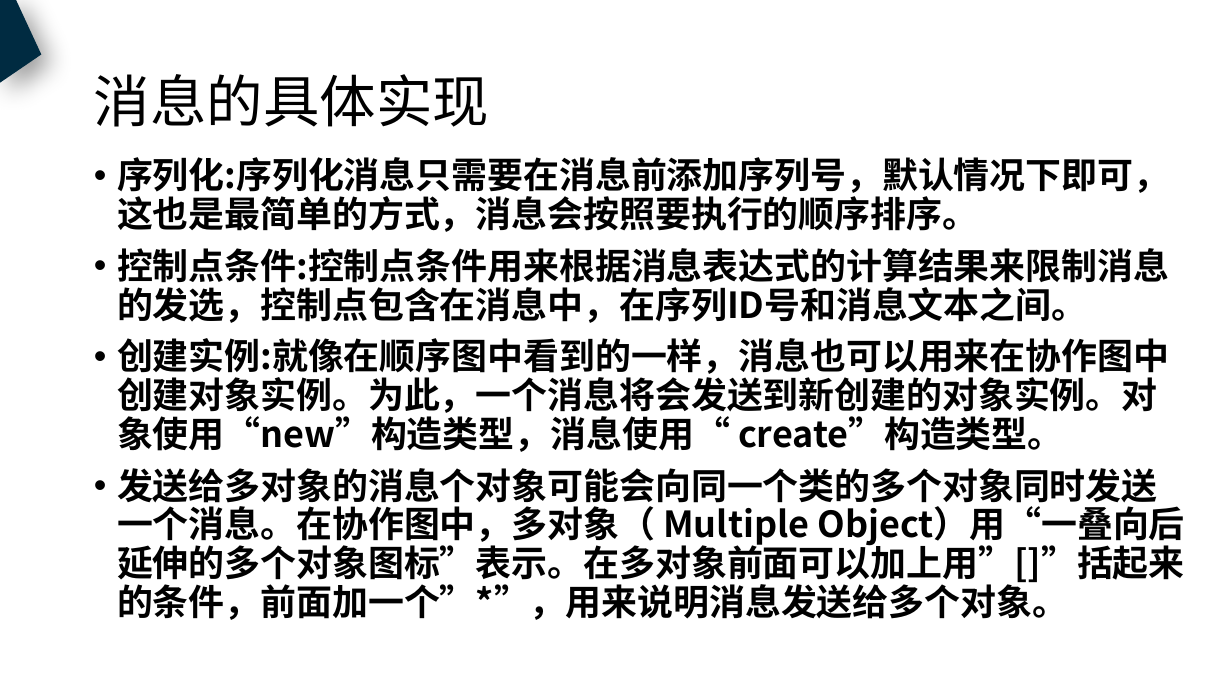
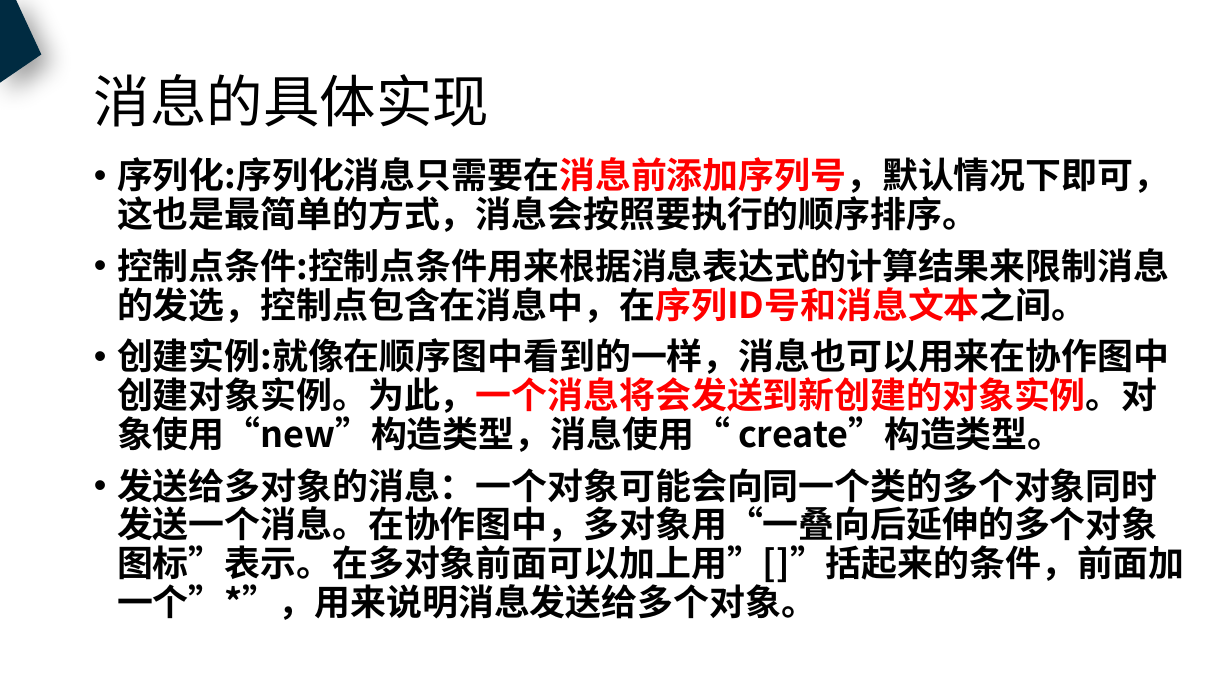
Before and after one commit to PRD2018-G18/PRD2018, a slide deck: slide 45 of 非受控文档/过程文档/UML基础/UML基础1.pptx. Drawn at 1232x693 pixels with LibreOffice and Linux fonts; fonts in the diff are those of the drawing. Boxes give left, top, right and bottom in pixels: in the first picture for what was removed or moved away, otherwise in the second. Text is boxed around its words. In the diff, an @@ line names an element or a change of style, - is before the commit and + after.

```diff
--- a/非受控文档/过程文档/UML基础/UML基础1.pptx
+++ b/非受控文档/过程文档/UML基础/UML基础1.pptx
@@ text at box(117, 157, 1169, 452): text colour #000000 to #FF0000 in "序列化:序列化消息只需要在消息前添加序列号，默认情况下即可，这也是最简单的方式，消息会按照要执行的顺序排序。", "控制点条件:控制点条件用来根据消息表达式的计算结果来限制消息的发选，控制点包含在消息中，在序列ID号和消息文本之间。", "创建实例:就像在顺序图中看到的一样，消息也可以用来在协作图中创建对象实例。为此，一个消息将会发送到新创建的对象实例。对象 ..." @@
@@ text at box(117, 468, 1185, 620): text changed @@
-• 发送给多对象的消息个对象可能会向同一个类的多个对象同时发送一个消息。在协作图中，多对象（ Multiple Object）用“一叠向后延伸的多个对象图标”表示。在多对象前面可以加上用”[]”括起来的条件，前面加一个”*”，用来说明消息发送给多个对象。
+• 发送给多对象的消息：一个对象可能会向同一个类的多个对象同时发送一个消息。在协作图中，多对象用“一叠向后延伸的多个对象图标”表示。在多对象前面可以加上用”[]”括起来的条件，前面加一个”*”，用来说明消息发送给多个对象。
```
Also in this commit, not shown: 24 other slides changed.
